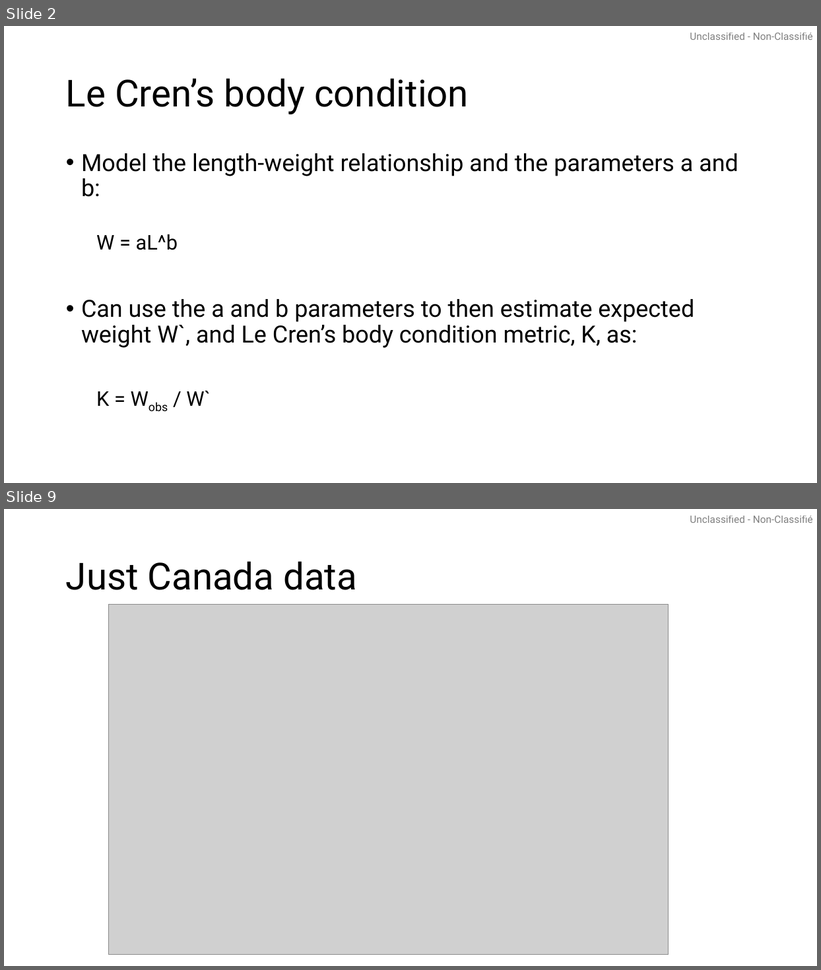
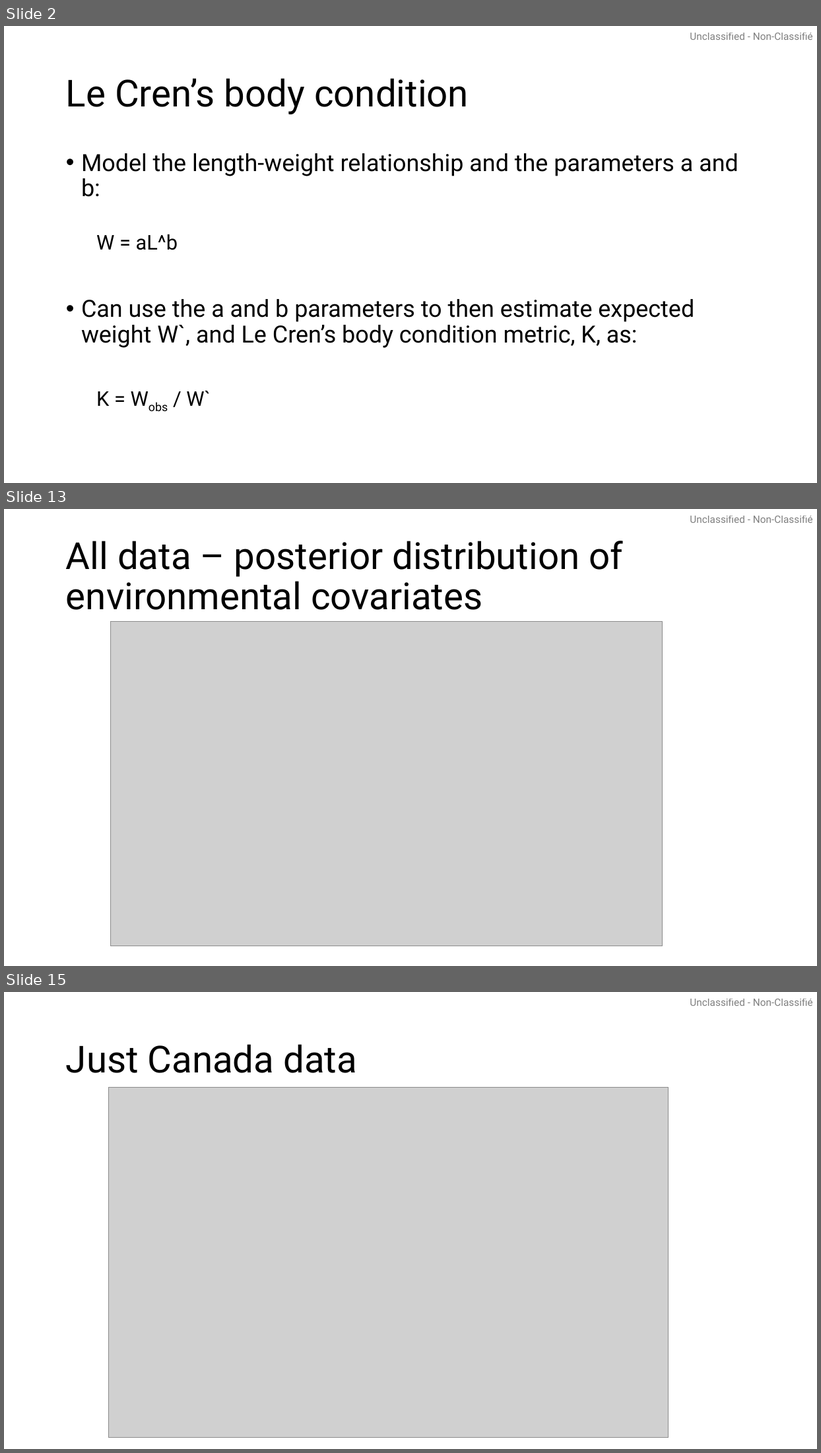
Before and after one commit to pbs-assess/gfcondition, a slide deck: stock-specific/hake/output_plots_20260730.pptx. Shown one above the other, each under a label of ours: slides 2 and 9 before the commit, slides 2, 13 and 15 after it; the slides between them are not shown. The pictures are 821x970 and 821x1453 pixels, drawn with LibreOffice and Linux fonts; fonts in the diff are those of the drawing; grey boxes stand for pictures. Boxes give left, top, right and bottom in pixels: in the first picture for what was removed or moved away, otherwise in the second. Text is boxed around its words. In the diff, an @@ line names an element or a change of style, - is before the commit and + after.

```diff
--- a/stock-specific/hake/output_plots_20260730.pptx
+++ b/stock-specific/hake/output_plots_20260730.pptx
@@ slide 13 added at bbox=[4, 509, 817, 966], background #FFFFFF; not listed: 1 template element that a slide beside it also shows @@
@@ title added at bbox=[66, 541, 623, 610], 44 pt, text #000000 @@
+All data – posterior distribution of environmental covariates
@@ picture added at bbox=[111, 622, 663, 947] @@
@@ what was slide 9 is now slide 15 @@
```
Also in this commit, not shown: 13 slides changed, 12 other slides added, 12 slides removed, 1 other file.
